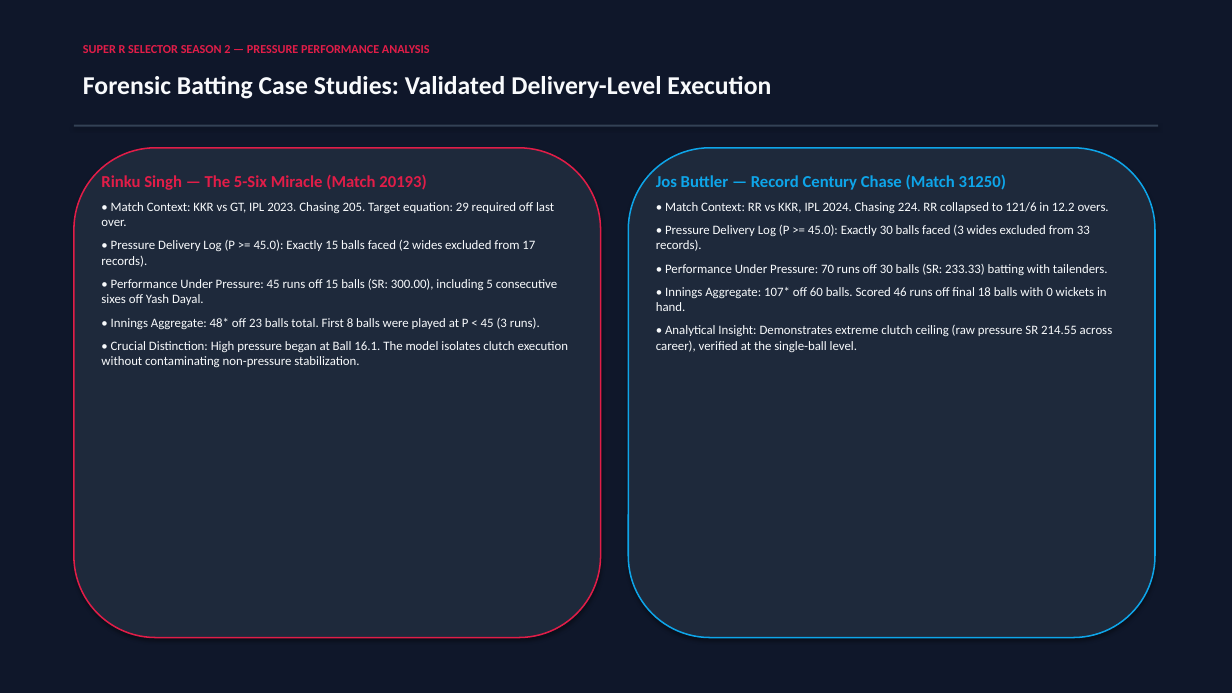
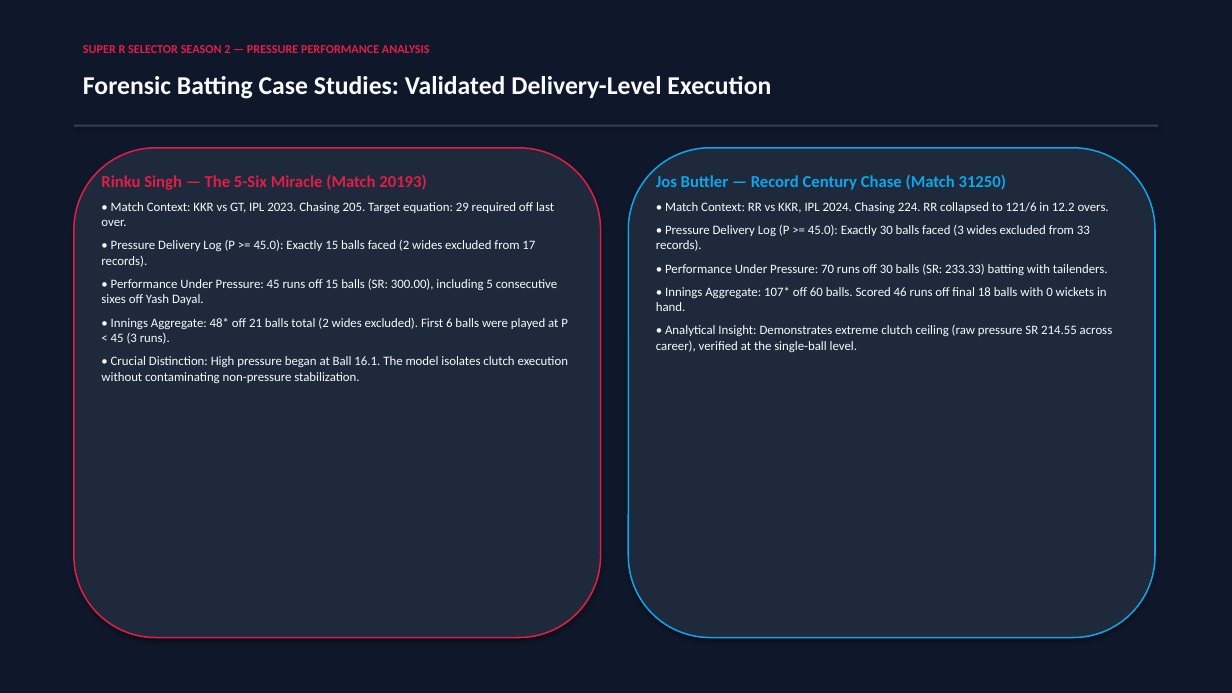
Before and after one commit to siddu2099/rr_hackathon, a slide deck: slide 8 of SupeRR_Selector_Season2_Final.pptx. Drawn at 1232x693 pixels with LibreOffice and Linux fonts; fonts in the diff are those of the drawing. Boxes give left, top, right and bottom in pixels: in the first picture for what was removed or moved away, otherwise in the second. Text is boxed around its words. In the diff, an @@ line names an element or a change of style, - is before the commit and + after.

```diff
--- a/SupeRR_Selector_Season2_Final.pptx
+++ b/SupeRR_Selector_Season2_Final.pptx
@@ text at bbox=[111, 318, 568, 344]: text changed @@
-• Innings Aggregate: 48* off 23 balls total. First 8 balls were played at P < 45 (3 runs).
+• Innings Aggregate: 48* off 21 balls total (2 wides excluded). First 6 balls were played at P < 45 (3 runs).
```
Also in this commit, not shown: 4 other slides changed, 1 other file.
